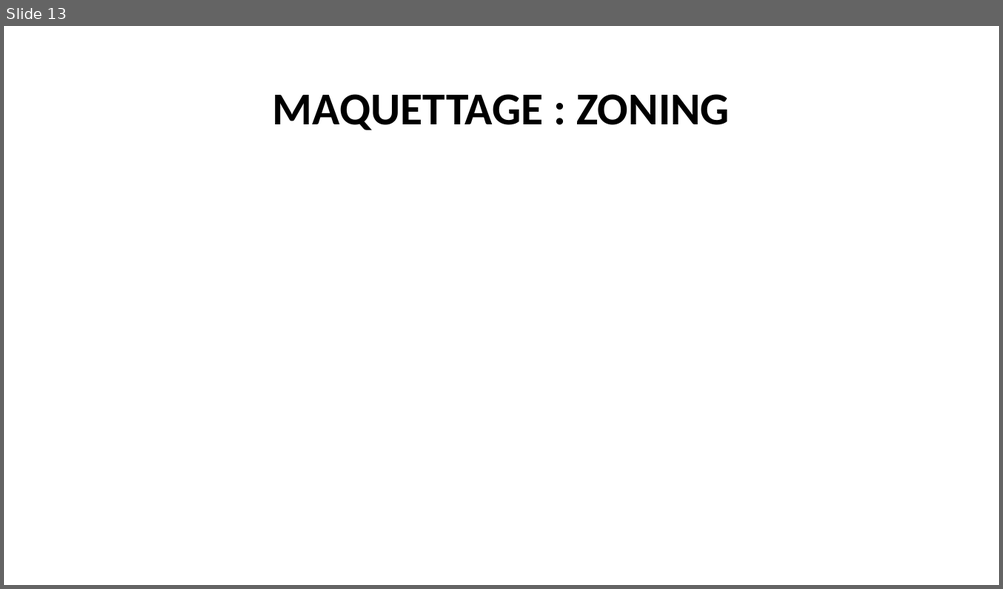
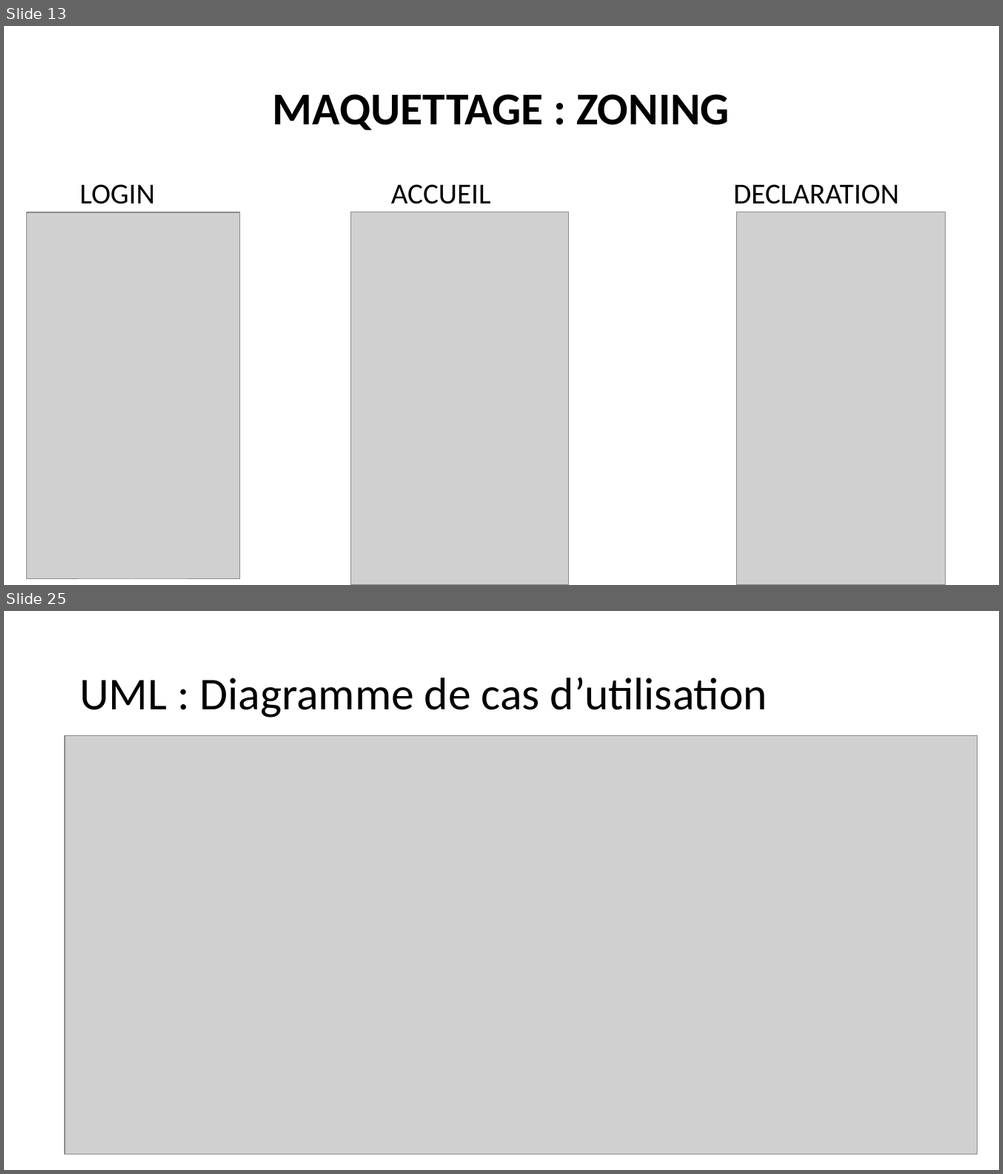
Before and after one commit to Alexandrerollin/Andre, a slide deck: PPT/PFR.pptx. Shown one above the other, each under a label of ours: slide 13 before the commit, slides 13 and 25 after it; the slides between them are not shown. The pictures are 1003x589 and 1003x1174 pixels, drawn with LibreOffice and Linux fonts; fonts in the diff are those of the drawing; grey boxes stand for pictures. Boxes give left, top, right and bottom in pixels: in the first picture for what was removed or moved away, otherwise in the second. Text is boxed around its words. In the diff, an @@ line names an element or a change of style, - is before the commit and + after.

```diff
--- a/PPT/PFR.pptx
+++ b/PPT/PFR.pptx
@@ slide 25 added at (4,611,999,1170), background #FFFFFF @@
@@ title added at (79,678,767,718), 44 pt, text #000000 @@
+UML : Diagramme de cas d’utilisation
@@ picture added at (65,736,976,1156) @@
@@ slide 13 changed as well @@
@@ text added at (79,184,899,204), 28 pt, text #000000 @@
+LOGIN ACCUEIL DECLARATION
@@ picture added at (26,212,240,580) @@
@@ picture added at (351,212,569,585) @@
@@ picture added at (736,212,945,585) @@
```
Also in this commit, not shown: 2 other slides changed, 19 other slides added, 4 slides removed, 1 other file.
